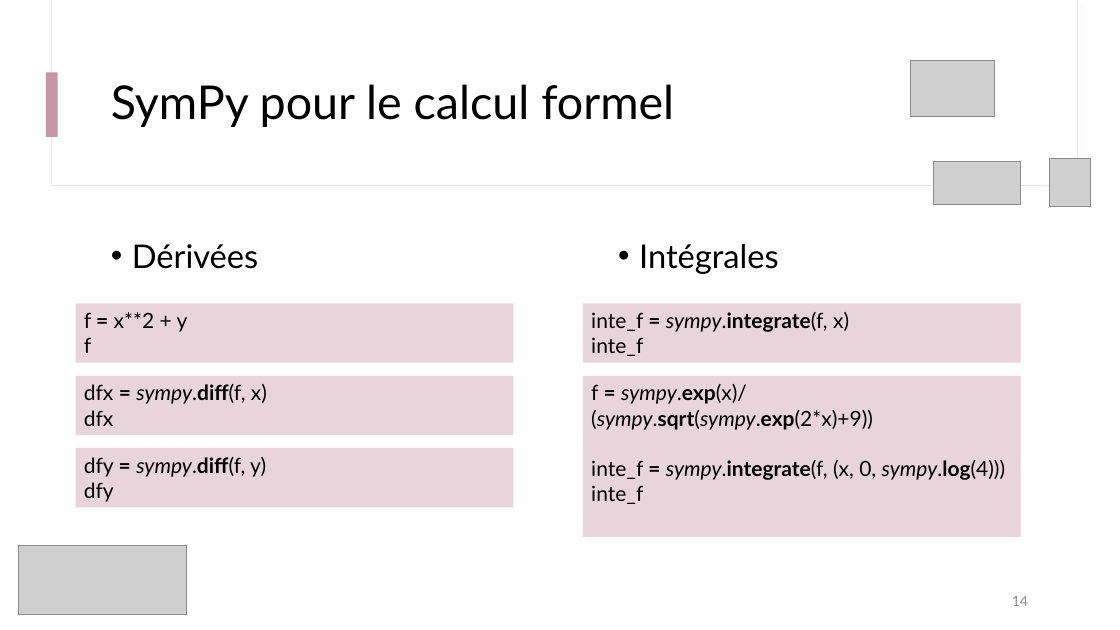
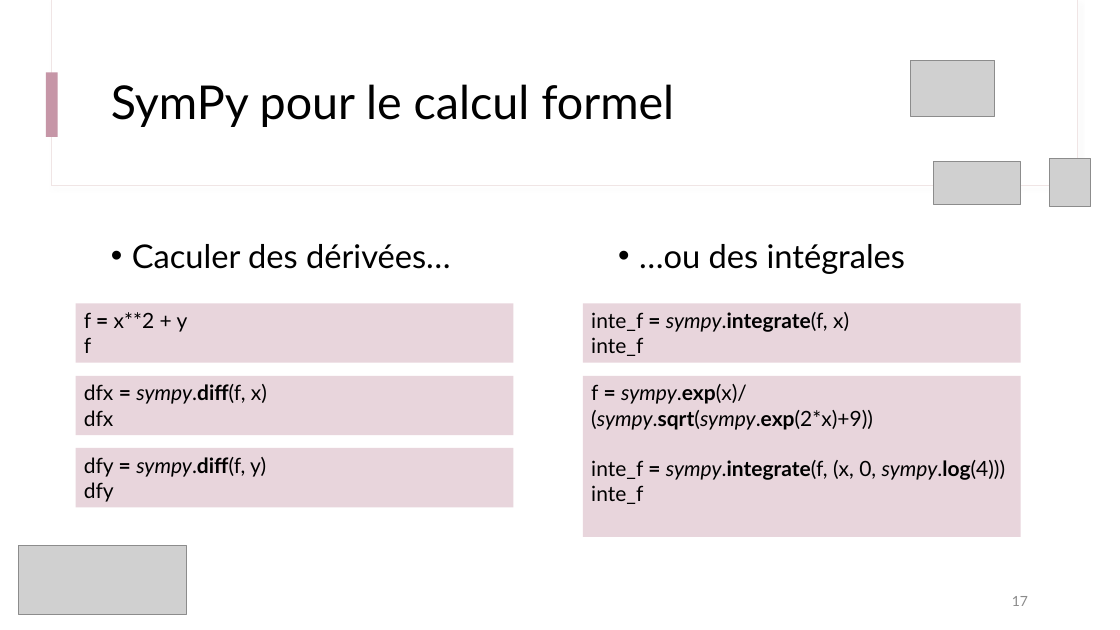
Before and after one commit to IOGS-Digital-Methods/semester-5, a slide deck: slide 17 of outils_numeriques/b1_methodes_numeriques/seance2_equation_diff/B1_s2_1_Approche_Symbolique.pptx (slide 14 before the commit). Drawn at 1120x630 pixels with LibreOffice and Linux fonts; fonts in the diff are those of the drawing; grey boxes stand for pictures. Boxes give left, top, right and bottom in pixels: in the first picture for what was removed or moved away, otherwise in the second. Text is boxed around its words. In the diff, an @@ line names an element or a change of style, - is before the commit and + after.

```diff
--- a/outils_numeriques/b1_methodes_numeriques/seance2_equation_diff/B1_s2_1_Approche_Symbolique.pptx
+++ b/outils_numeriques/b1_methodes_numeriques/seance2_equation_diff/B1_s2_1_Approche_Symbolique.pptx
@@ text at (x1=132, y1=244, x2=451, y2=269): text changed @@
-• Dérivées
+• Caculer des dérivées…
@@ text at (x1=639, y1=244, x2=905, y2=274): text changed @@
-• Intégrales
+• …ou des intégrales
@@ page number at (x1=1012, y1=596, x2=1028, y2=606): text changed @@
-14
+17
```
Also in this commit, not shown: 3 other slides changed, 2 slides added, 3 other files.
